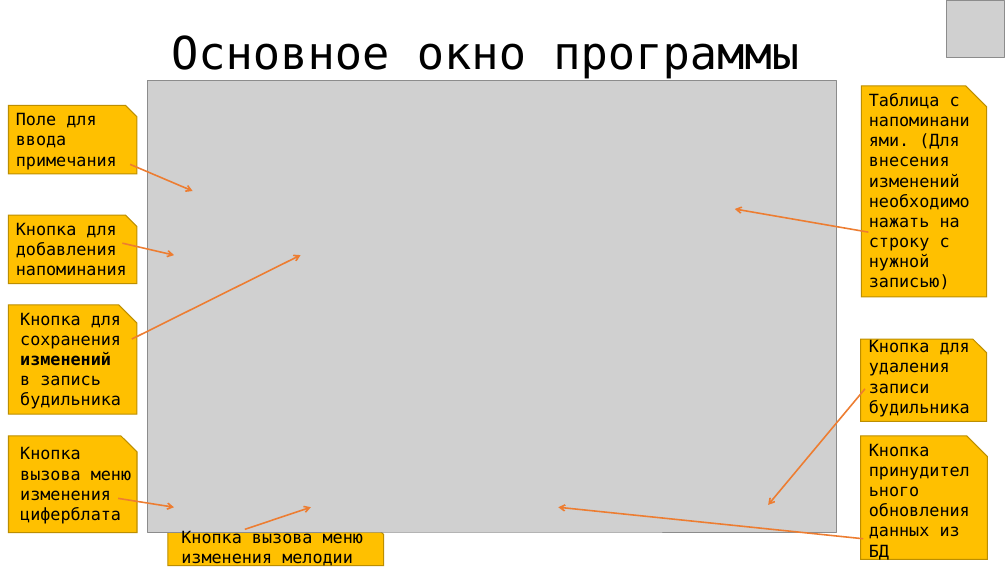
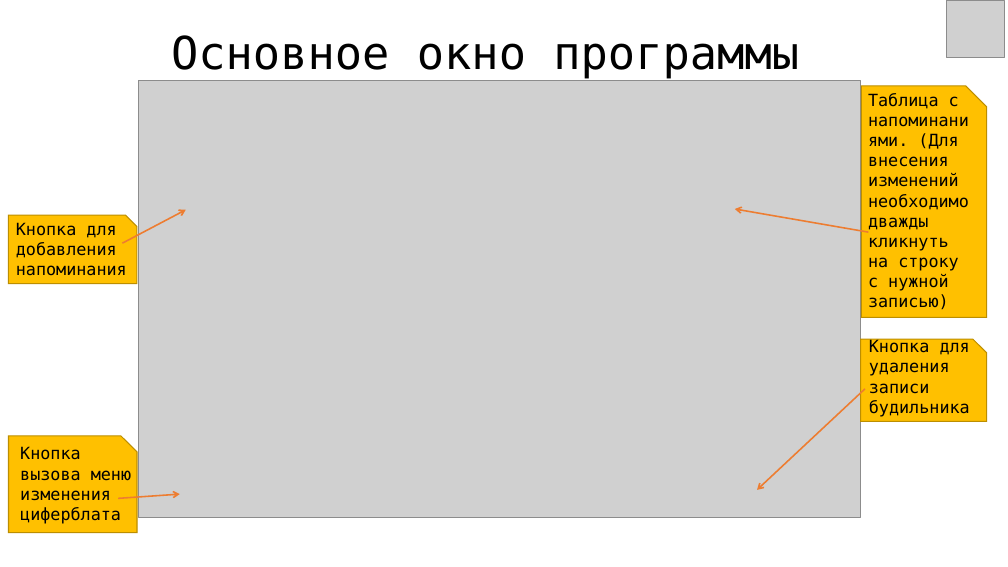
Before and after one commit to DARK-LORD-linux/Qt_Alarm_Clock_project, a slide deck: slide 6 of documents/Qt Alarm Clock.pptx. Drawn at 1008x567 pixels with LibreOffice and Linux fonts; fonts in the diff are those of the drawing; grey boxes stand for pictures. Boxes give left, top, right and bottom in pixels: in the first picture for what was removed or moved away, otherwise in the second. Text is boxed around its words. In the diff, an @@ line names an element or a change of style, - is before the commit and + after.

```diff
--- a/documents/Qt Alarm Clock.pptx
+++ b/documents/Qt Alarm Clock.pptx
@@ picture: place and size @@
-picture at [147,81,836,532]
+picture at [138,81,861,518]
@@ snip rect: place and size @@
-snip rect at [862,86,987,297]
+snip rect at [862,86,987,318]
@@ snip rect removed at [8,105,137,174] @@
@@ text removed at [16,112,117,170] @@
-Поле для ввода примечания
@@ text at [868,93,969,309]: text changed @@
-Таблица с напоминаниями. (Для внесения изменений необходимо нажать на строку с нужной записью)
+Таблица с напоминаниями. (Для внесения изменений необходимо дважды кликнуть на строку с нужной записью)
@@ arrow removed from (130, 164) to (193, 191) @@
@@ arrow moved from (123, 243) - (174, 256) to (123, 243) - (186, 209) @@
@@ arrow removed from (132, 340) to (301, 256) @@
@@ snip rect removed at [8,305,137,414] @@
@@ text removed at [20,312,121,409] @@
-Кнопка для сохранения изменений в запись будильника
@@ arrow moved from (865, 389) - (768, 505) to (865, 389) - (757, 490) @@
@@ snip rect removed at [861,436,988,560] @@
@@ text removed at [869,443,970,562] @@
-Кнопка принудительного обновления данных из БД
@@ arrow moved from (118, 498) - (174, 507) to (118, 498) - (180, 495) @@
@@ arrow removed from (245, 529) to (311, 507) @@
@@ arrow removed from (864, 539) to (559, 507) @@
@@ snip rect removed at [168,529,383,566] @@
@@ text removed at [181,530,363,567] @@
-Кнопка вызова меню изменения мелодии
```
Also in this commit, not shown: 1 slide added, 2 other files.
